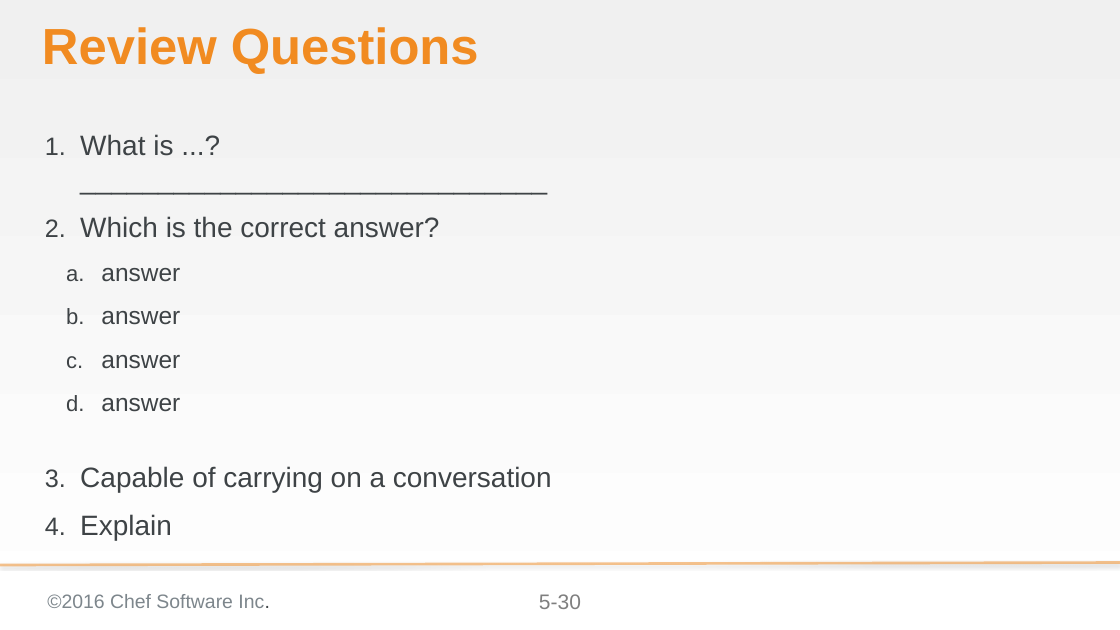
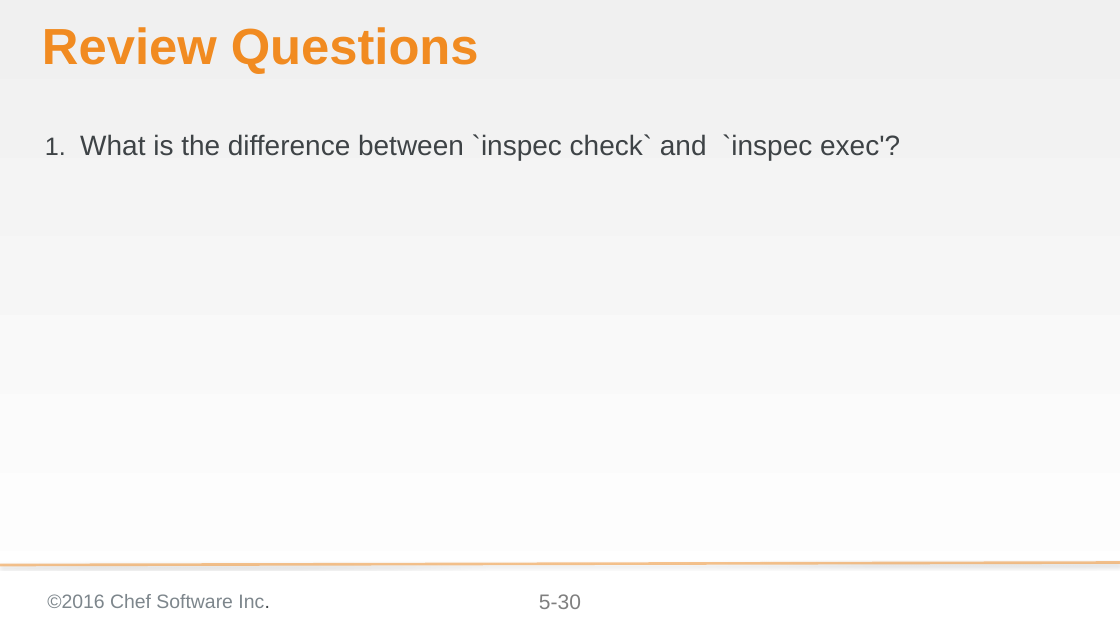
Before and after one commit to bchamby/chef-compliance-installation-configuration-operation, a slide deck: slide 30 of 05-creating-custom-profiles.pptx. Drawn at 1120x630 pixels with LibreOffice and Linux fonts; fonts in the diff are those of the drawing; background and template pictures are left out. Boxes give left, top, right and bottom in pixels: in the first picture for what was removed or moved away, otherwise in the second. Text is boxed around its words. In the diff, an @@ line names an element or a change of style, - is before the commit and + after.

Commit message:
05-creating-custom-profiles removed TBDs and added one quiz question more questions will be added when we test this course on the Late February v1.0 Compliance software since inspec.yml will replace the inspec requirement of metadata.rb. Plus the new  command will change the way we create profiles too.

```diff
--- a/05-creating-custom-profiles.pptx
+++ b/05-creating-custom-profiles.pptx
@@ text at (80,134,900,161): text changed @@
-1. What is ...?
-   ______________________________
-2. Which is the correct answer?
-  a. answer
-  b. answer
-  c. answer
-  d. answer
-3. Capable of carrying on a conversation
-4. Explain
+1. What is the difference between `inspec check` and `inspec exec'?
```
Also in this commit, not shown: 1 other slide changed.
